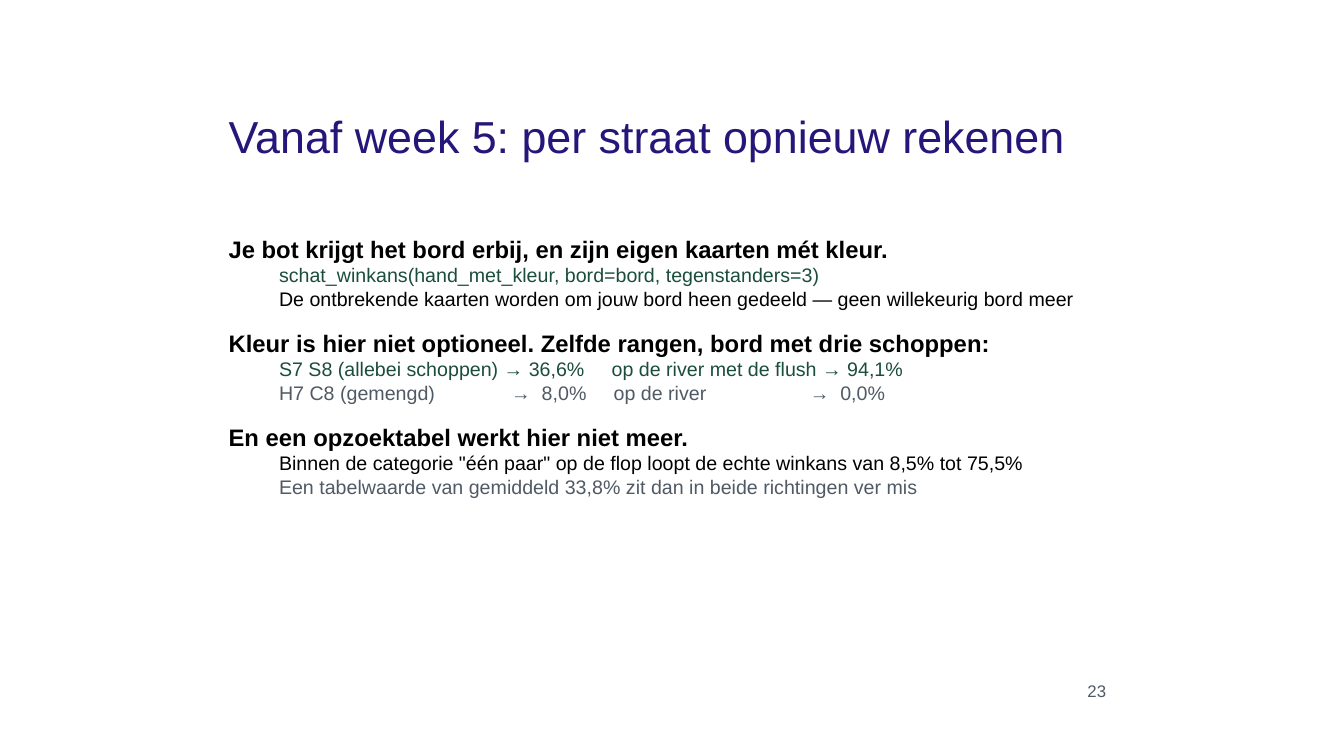
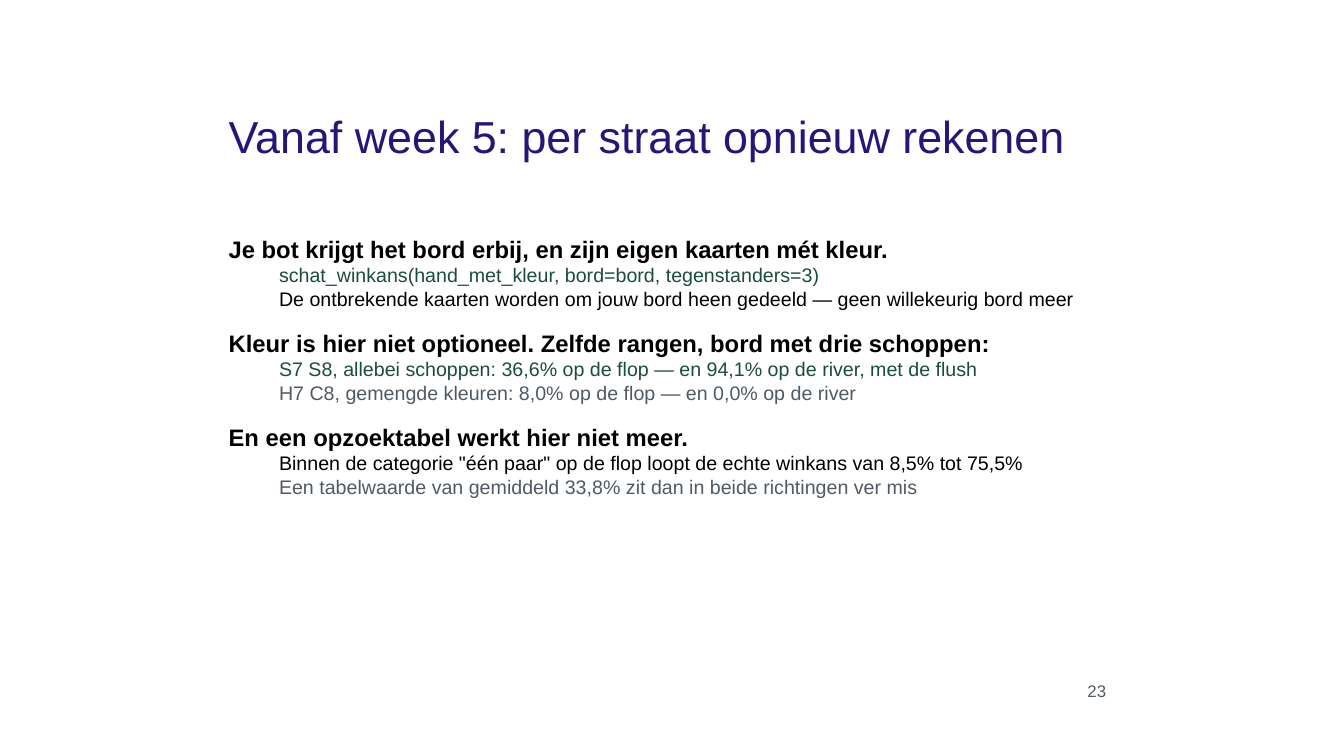
Before and after one commit to finturion/poker-analytics-challenge, a slide deck: slide 23 of powerpoints/hoorcollege/03_Exploring_Manipulating_Data_aangevuld.pptx. Drawn at 1344x756 pixels with LibreOffice and Linux fonts; fonts in the diff are those of the drawing; background and template pictures are left out. Boxes give left, top, right and bottom in pixels: in the first picture for what was removed or moved away, otherwise in the second. Text is boxed around its words. In the diff, an @@ line names an element or a change of style, - is before the commit and + after.

```diff
--- a/powerpoints/hoorcollege/03_Exploring_Manipulating_Data_aangevuld.pptx
+++ b/powerpoints/hoorcollege/03_Exploring_Manipulating_Data_aangevuld.pptx
@@ text at [279,361,977,404]: text changed @@
-  S7 S8 (allebei schoppen) → 36,6% op de river met de flush → 94,1%
-  H7 C8 (gemengd) → 8,0% op de river → 0,0%
+  S7 S8, allebei schoppen: 36,6% op de flop — en 94,1% op de river, met de flush
+  H7 C8, gemengde kleuren: 8,0% op de flop — en 0,0% op de river
```
Also in this commit, not shown: 1 slide added, 2 other files.
